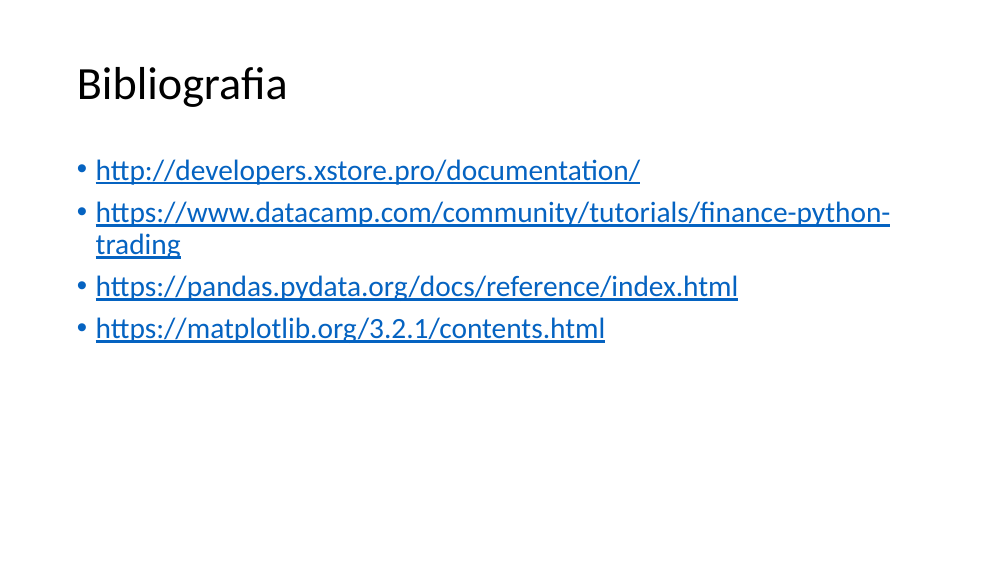
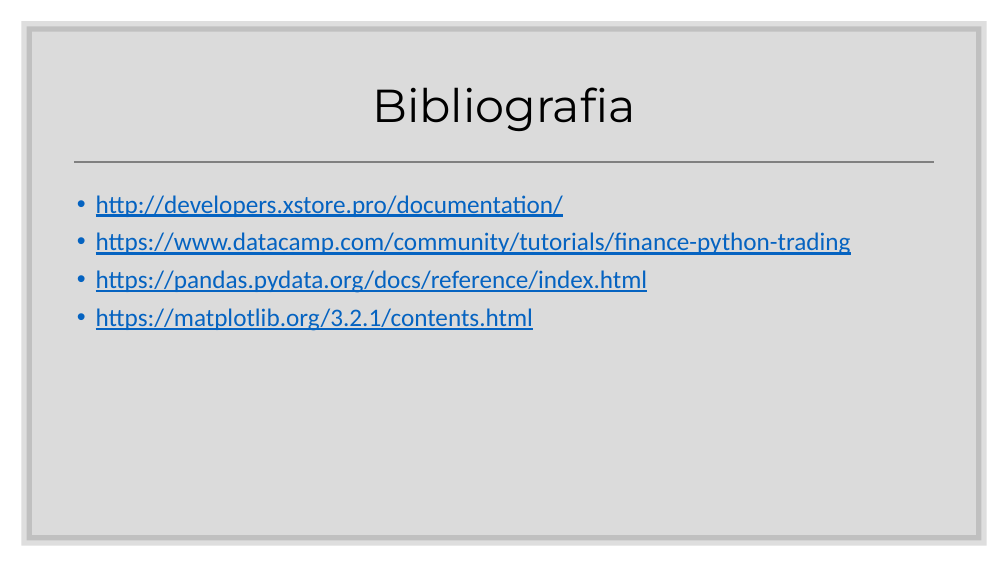
Before and after one commit to oskop123/Trading_Bot, a slide deck: slide 21 of presentation/JPWP.pptx (slide 20 before the commit). Drawn at 1008x567 pixels with LibreOffice and Linux fonts; fonts in the diff are those of the drawing. Boxes give left, top, right and bottom in pixels: in the first picture for what was removed or moved away, otherwise in the second. Text is boxed around its words. In the diff, an @@ line names an element or a change of style, - is before the commit and + after.

```diff
--- a/presentation/JPWP.pptx
+++ b/presentation/JPWP.pptx
@@ rectangle added at (x1=26, y1=26, x2=982, y2=541), fill #000000 at 14% opacity, outline #262626 10 pt @@
@@ title "Bibliografia" moved from (x1=77, y1=67, x2=288, y2=107) to (x1=372, y1=87, x2=635, y2=131) @@
@@ title "Bibliografia" at (x1=372, y1=87, x2=635, y2=131): font Calibri to Montserrat; alignment left to centre @@
@@ line added from (74, 162) to (934, 162), #808080 1.75 pt @@
@@ text "http://developers.xstore.pro/documentation/" moved from (x1=96, y1=159, x2=891, y2=343) to (x1=96, y1=195, x2=851, y2=331) @@
@@ text "http://developers.xstore.pro/documentation/" at (x1=96, y1=195, x2=851, y2=331): size 28 to 24 pt @@
```
Also in this commit, not shown: 13 other slides changed, 7 slides added, 6 slides removed.
